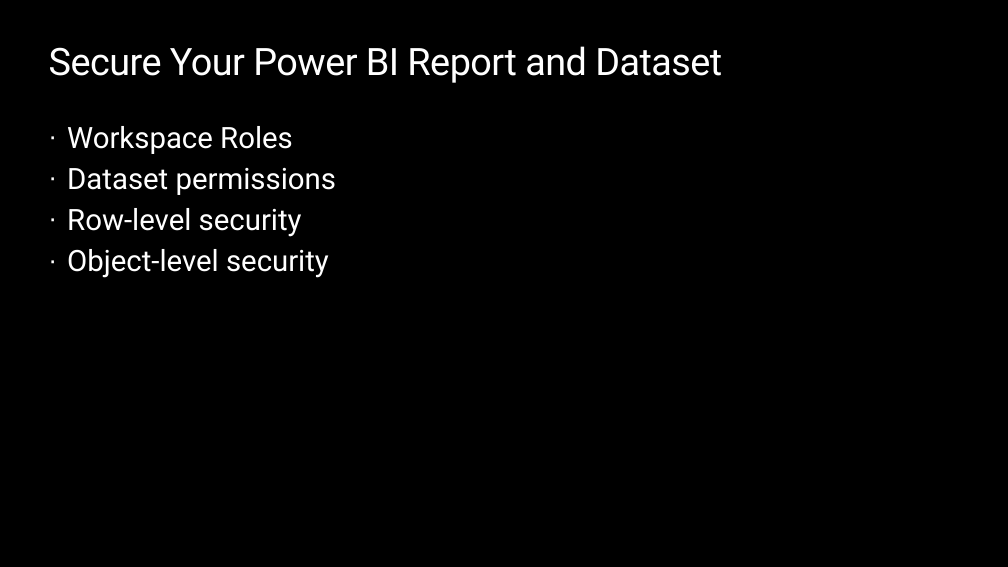
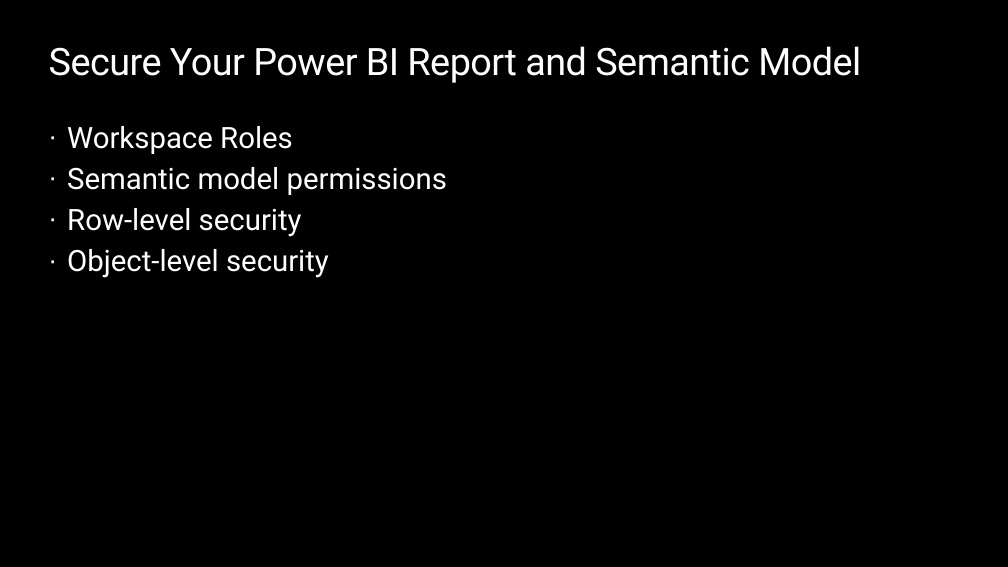
Before and after one commit to opsgility/fabric, a slide deck: slide 16 of slides/Dantoni-Opsgility-MSFabric-Module11.pptx. Drawn at 1008x567 pixels with LibreOffice and Linux fonts; fonts in the diff are those of the drawing; background and template pictures are left out. Boxes give left, top, right and bottom in pixels: in the first picture for what was removed or moved away, otherwise in the second. Text is boxed around its words. In the diff, an @@ line names an element or a change of style, - is before the commit and + after.

```diff
--- a/slides/Dantoni-Opsgility-MSFabric-Module11.pptx
+++ b/slides/Dantoni-Opsgility-MSFabric-Module11.pptx
@@ title at (x1=49, y1=46, x2=861, y2=83): text changed @@
-Secure Your Power BI Report and Dataset
+Secure Your Power BI Report and Semantic Model
@@ text at (x1=67, y1=167, x2=447, y2=195): text changed @@
-· Dataset permissions
+· Semantic model permissions
```
Also in this commit, not shown: 14 other slides changed, 8 other files.
